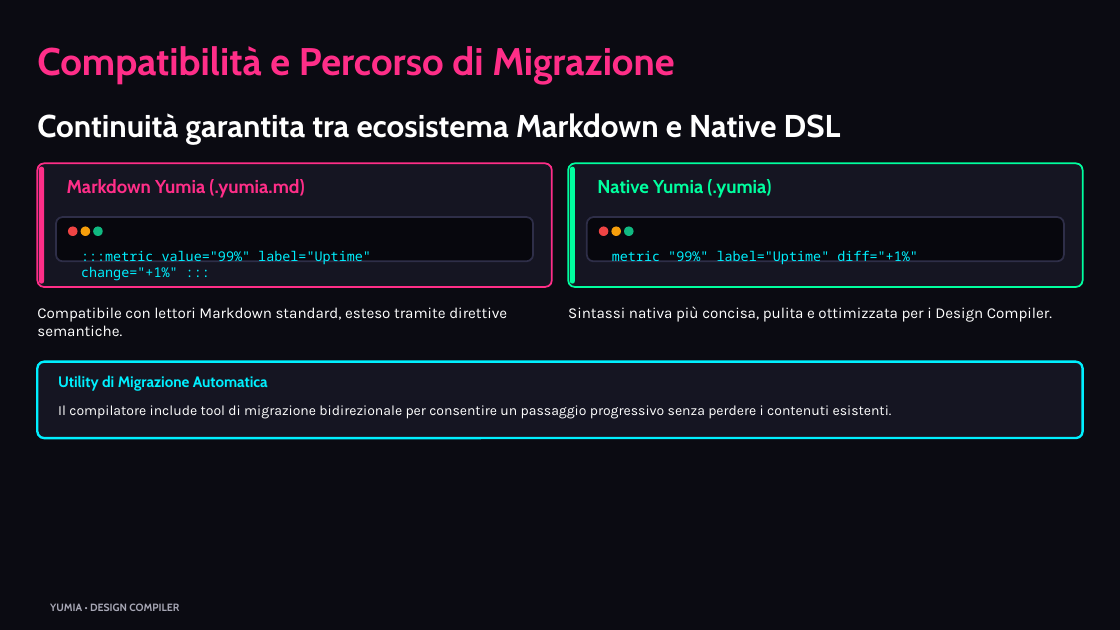
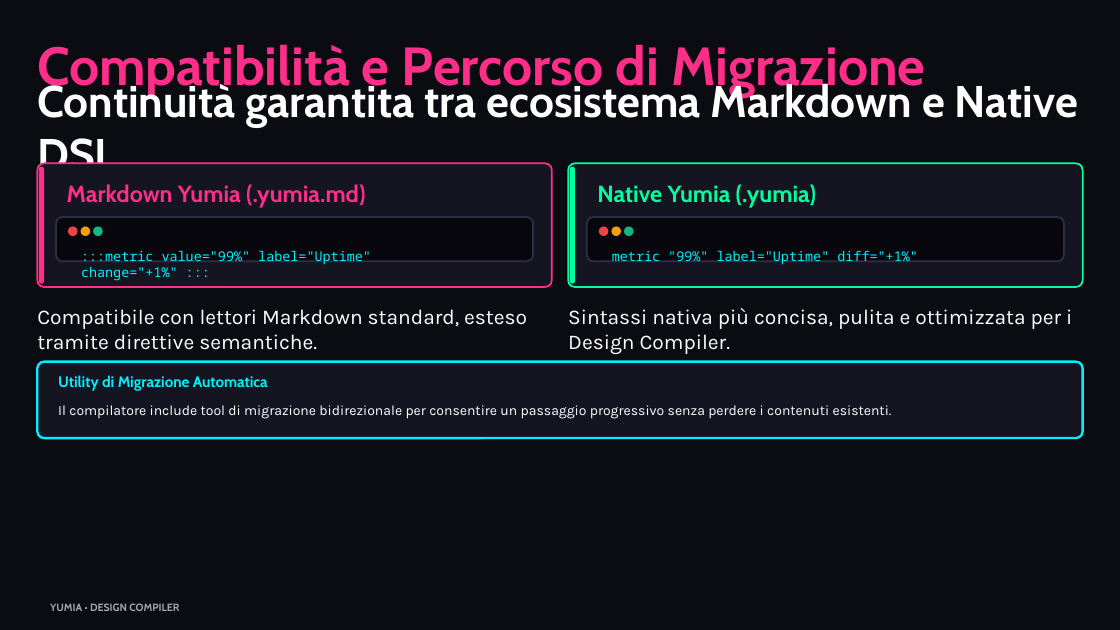
Before and after one commit to biagio-scaglia/Yumia-MD, a slide deck: slide 13 of presentation.pptx. Drawn at 1120x630 pixels with LibreOffice and Linux fonts; fonts in the diff are those of the drawing. Boxes give left, top, right and bottom in pixels: in the first picture for what was removed or moved away, otherwise in the second. Text is boxed around its words. In the diff, an @@ line names an element or a change of style, - is before the commit and + after.

```diff
--- a/presentation.pptx
+++ b/presentation.pptx
@@ text "Compatibilità e Percorso di Migrazione" at bbox=[37, 44, 925, 96]: size 33 to 46 pt; vertical alignment top to middle @@
@@ text "Continuità garantita tra ecosistema Markdown ..." at bbox=[37, 80, 1078, 181]: size 27 to 38 pt; vertical alignment top to middle @@
@@ text "Markdown Yumia (.yumia.md)" at bbox=[67, 184, 366, 208]: size 16 to 20 pt @@
@@ text "Native Yumia (.yumia)" at bbox=[597, 184, 816, 208]: size 16 to 20 pt @@
@@ text "Compatibile con lettori Markdown standard, ..." at bbox=[37, 309, 527, 350]: size 13 to 18 pt @@
@@ text "Sintassi nativa più concisa, pulita ..." at bbox=[568, 308, 1072, 354]: size 13 to 18 pt @@
```
Also in this commit, not shown: 14 other slides changed, 6 other files.
